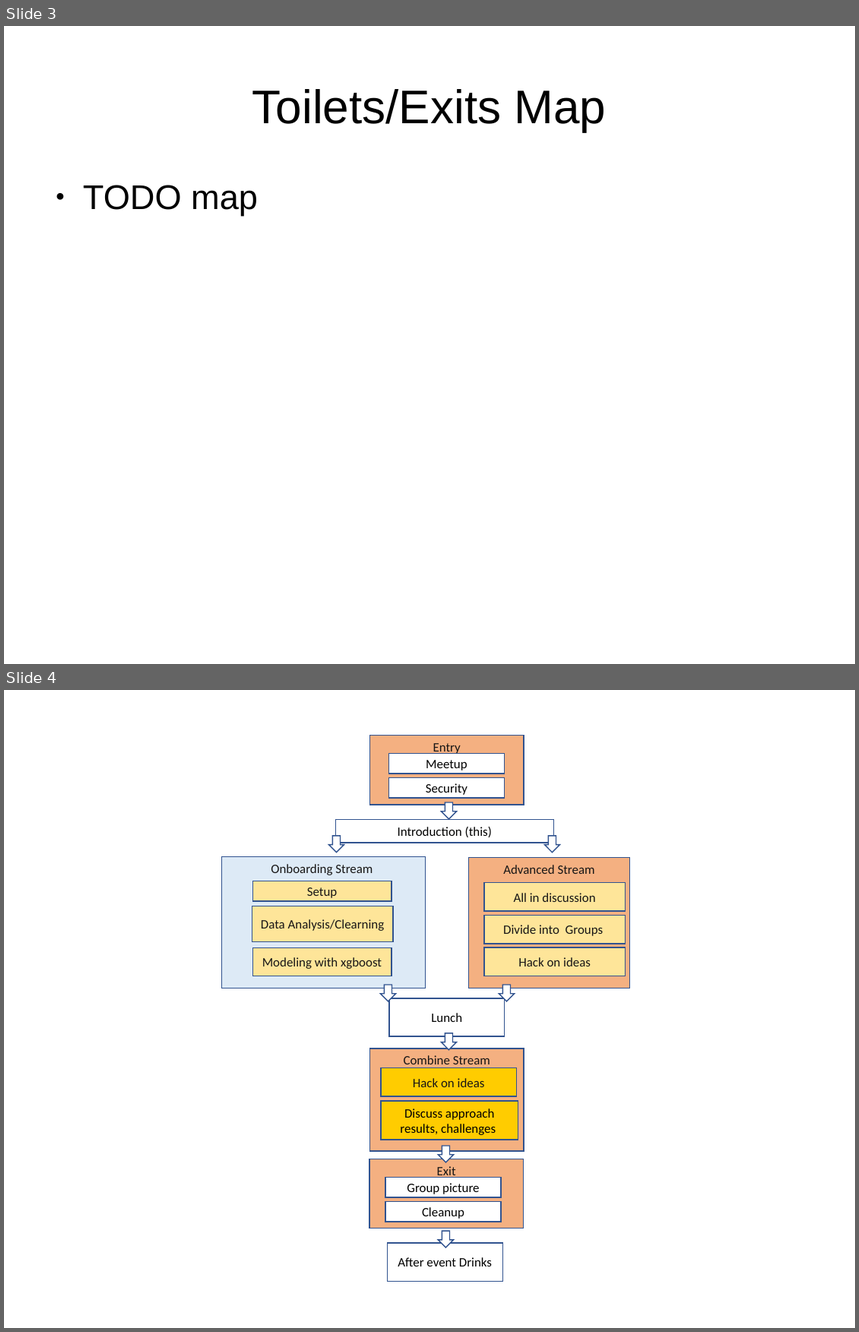
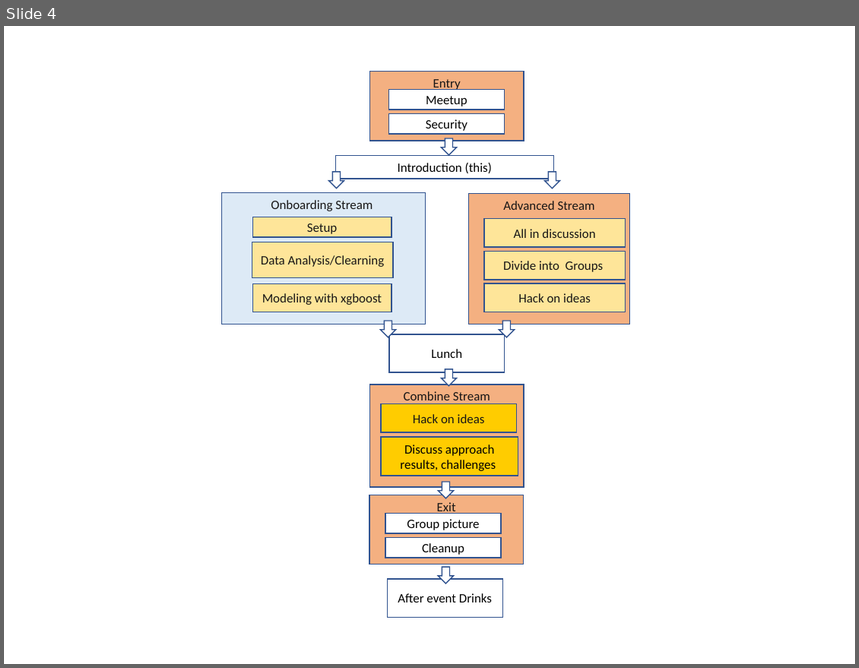
Before and after one commit to ashleysmart/mlgym, a slide deck: tuts/MLGym_Intro.odp. Shown one above the other, each under a label of ours: slides 3 and 4 before the commit, slide 4 after it. The pictures are 859x1332 and 859x668 pixels, drawn with LibreOffice and Linux fonts; fonts in the diff are those of the drawing. Boxes give left, top, right and bottom in pixels: in the first picture for what was removed or moved away, otherwise in the second. Text is boxed around its words. In the diff, an @@ line names an element or a change of style, - is before the commit and + after.

```diff
--- a/tuts/MLGym_Intro.odp
+++ b/tuts/MLGym_Intro.odp
@@ slide 3 removed at [4,26,855,664], background #FFFFFF @@
@@ title removed at [253,89,606,132] @@
-Toilets/Exits Map
@@ text removed at [83,185,258,216] @@
-● TODO map
```
Also in this commit, not shown: 3 slides changed, 1 slide added, 3 other files.
